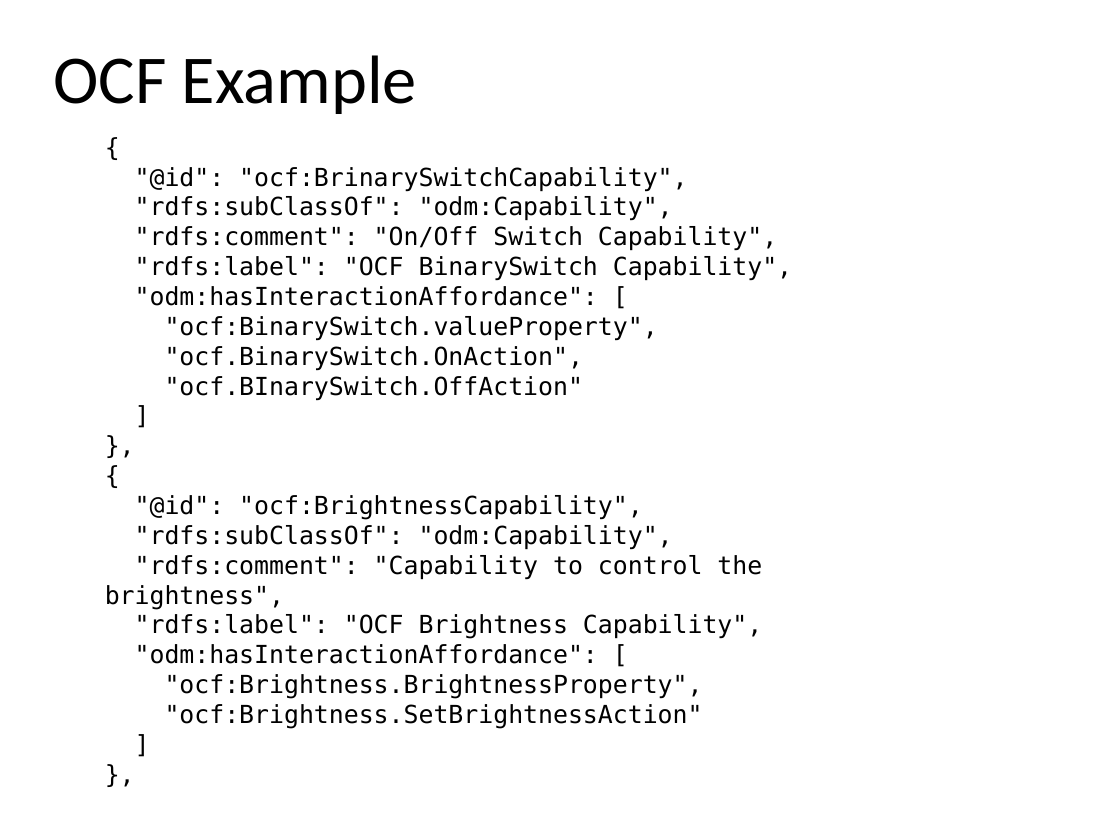
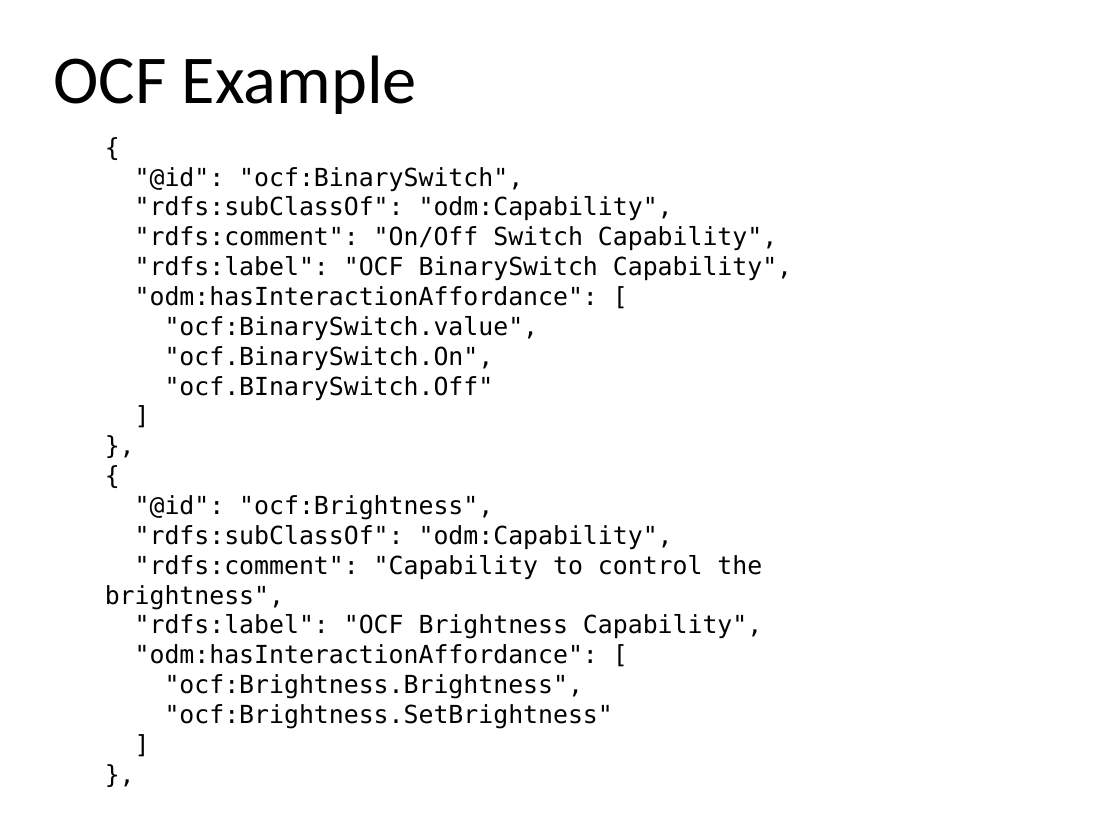
Before and after one commit to mjkoster/ODM-Examples, a slide deck: slide 19 of ODM-CDF.pptx. Drawn at 1120x840 pixels with LibreOffice and Linux fonts; fonts in the diff are those of the drawing. Boxes give left, top, right and bottom in pixels: in the first picture for what was removed or moved away, otherwise in the second. Text is boxed around its words. In the diff, an @@ line names an element or a change of style, - is before the commit and + after.

Commit message:
Add TDL to slides
Also align terms and fix typos

```diff
--- a/ODM-CDF.pptx
+++ b/ODM-CDF.pptx
@@ text at (135,167,523,192): text changed @@
-"@id": "ocf:BrinarySwitchCapability",
+"@id": "ocf:BinarySwitch",
@@ text at (165,316,539,401): text changed @@
-"ocf:BinarySwitch.valueProperty",
-"ocf.BinarySwitch.OnAction",
-"ocf.BInarySwitch.OffAction"
+"ocf:BinarySwitch.value",
+"ocf.BinarySwitch.On",
+"ocf.BInarySwitch.Off"
@@ text at (135,495,493,520): text changed @@
-"@id": "ocf:BrightnessCapability",
+"@id": "ocf:Brightness",
@@ text at (165,674,613,729): text changed @@
-"ocf:Brightness.BrightnessProperty",
-"ocf:Brightness.SetBrightnessAction"
+"ocf:Brightness.Brightness",
+"ocf:Brightness.SetBrightness"
```
Also in this commit, not shown: 15 other slides changed, 8 slides added, 2 other files.
